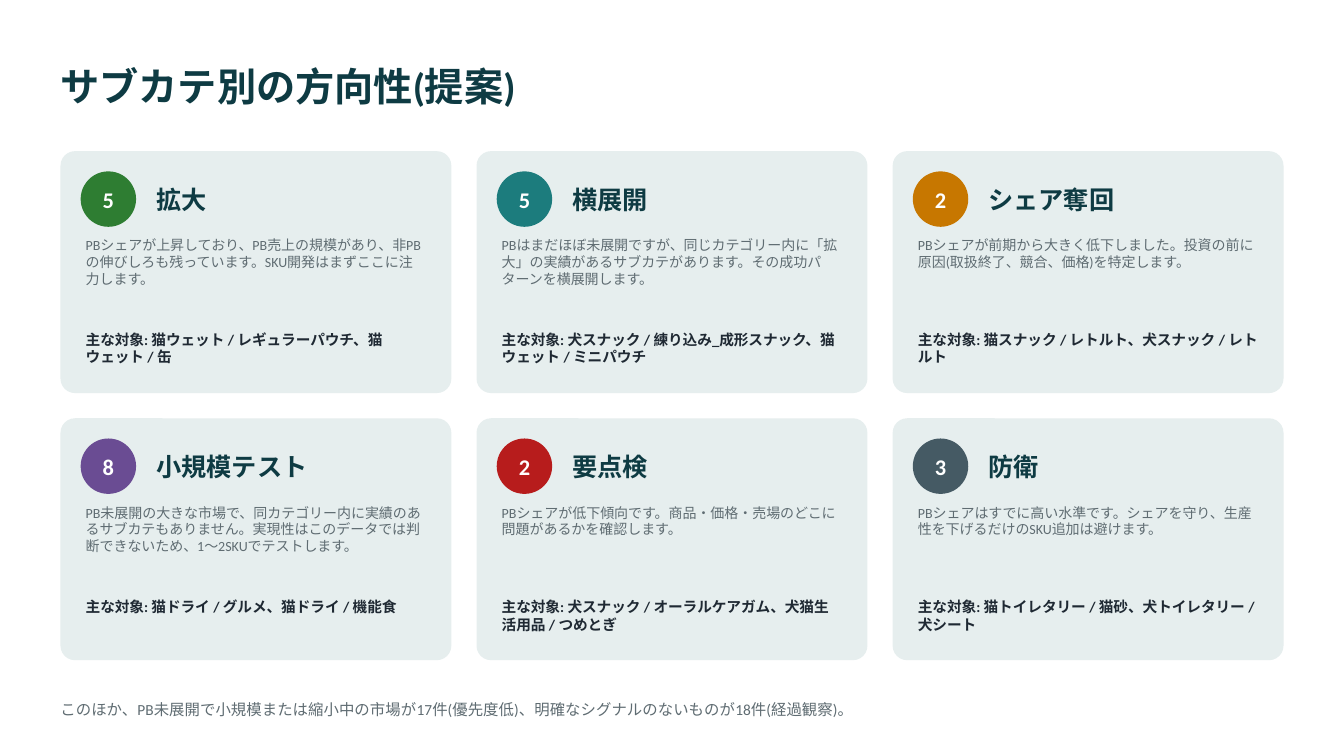
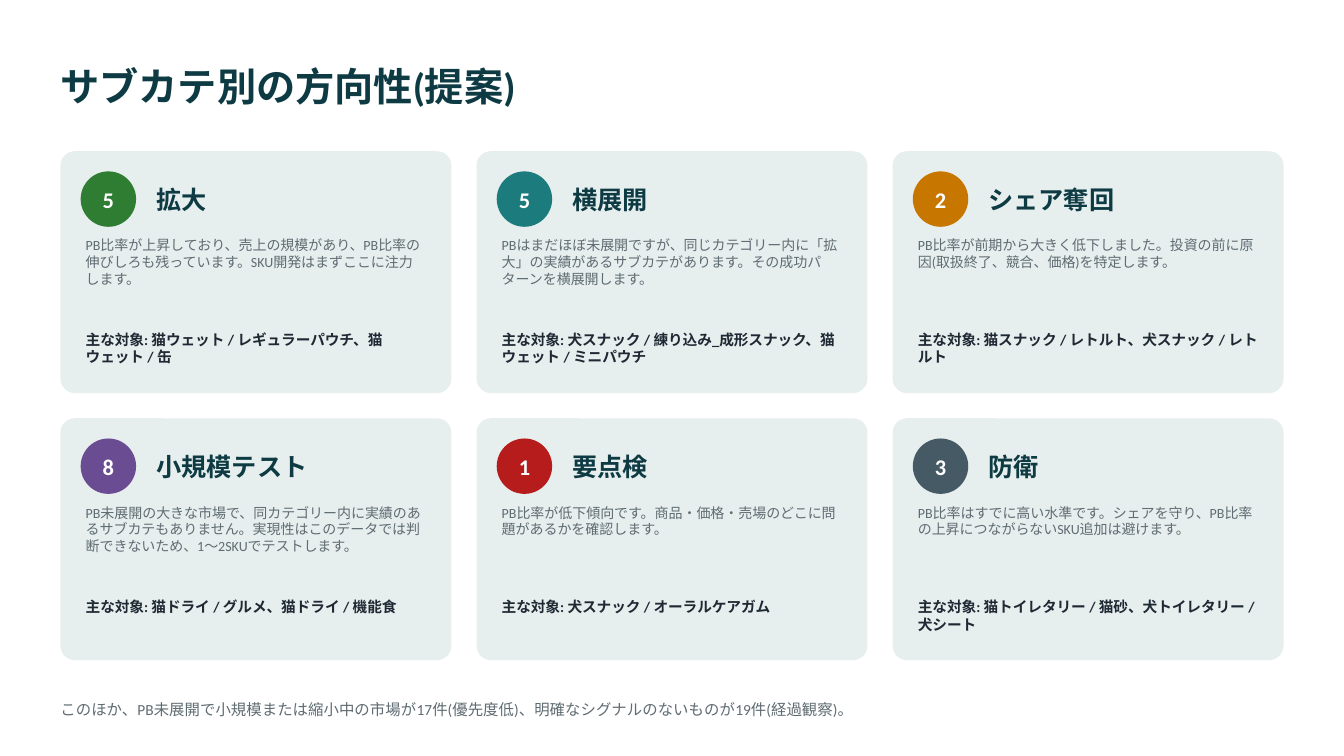
Before and after one commit to akhatri404/trial, a slide deck: slide 8 of 開発方向性 コミュニケーション資料2_PBレポート (2).pptx (slide 9 before the commit). Drawn at 1344x756 pixels with LibreOffice and Linux fonts; fonts in the diff are those of the drawing. Boxes give left, top, right and bottom in pixels: in the first picture for what was removed or moved away, otherwise in the second. Text is boxed around its words. In the diff, an @@ line names an element or a change of style, - is before the commit and + after.

```diff
--- a/開発方向性 コミュニケーション資料2_PBレポート (2).pptx
+++ b/開発方向性 コミュニケーション資料2_PBレポート (2).pptx
@@ text at bbox=[86, 239, 420, 285]: text changed @@
-PBシェアが上昇しており、PB売上の規模があり、非PBの伸びしろも残っています。SKU開発はまずここに注力します。
+PB比率が上昇しており、売上の規模があり、PB比率の伸びしろも残っています。SKU開発はまずここに注力します。
@@ text at bbox=[918, 239, 1254, 269]: text changed @@
-PBシェアが前期から大きく低下しました。投資の前に原因(取扱終了、競合、価格)を特定します。
+PB比率が前期から大きく低下しました。投資の前に原因(取扱終了、競合、価格)を特定します。
@@ text in ellipse at bbox=[519, 460, 530, 475]: text changed @@
-2
+1
@@ text at bbox=[502, 506, 836, 535]: text changed @@
-PBシェアが低下傾向です。商品・価格・売場のどこに問題があるかを確認します。
+PB比率が低下傾向です。商品・価格・売場のどこに問題があるかを確認します。
@@ text at bbox=[918, 506, 1253, 535]: text changed @@
-PBシェアはすでに高い水準です。シェアを守り、生産性を下げるだけのSKU追加は避けます。
+PB比率はすでに高い水準です。シェアを守り、PB比率の上昇につながらないSKU追加は避けます。
@@ text at bbox=[502, 599, 771, 614]: text changed @@
-主な対象: 犬スナック / オーラルケアガム、犬猫生活用品 / つめとぎ
+主な対象: 犬スナック / オーラルケアガム
@@ text at bbox=[60, 702, 853, 717]: text changed @@
-このほか、PB未展開で小規模または縮小中の市場が17件(優先度低)、明確なシグナルのないものが18件(経過観察)。
+このほか、PB未展開で小規模または縮小中の市場が17件(優先度低)、明確なシグナルのないものが19件(経過観察)。
```
Also in this commit, not shown: 11 other slides changed, 2 slides added, 4 slides removed, 2 other files.
